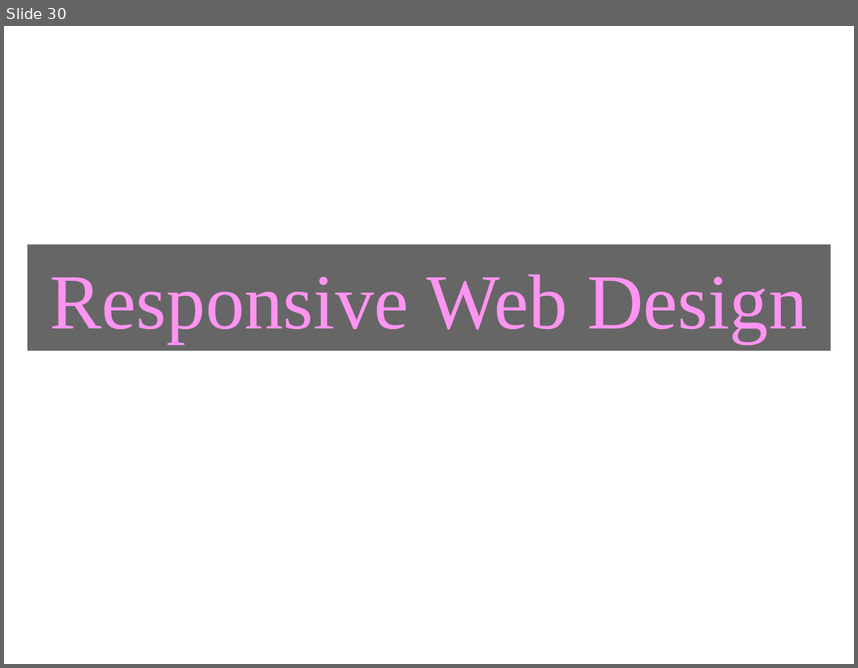
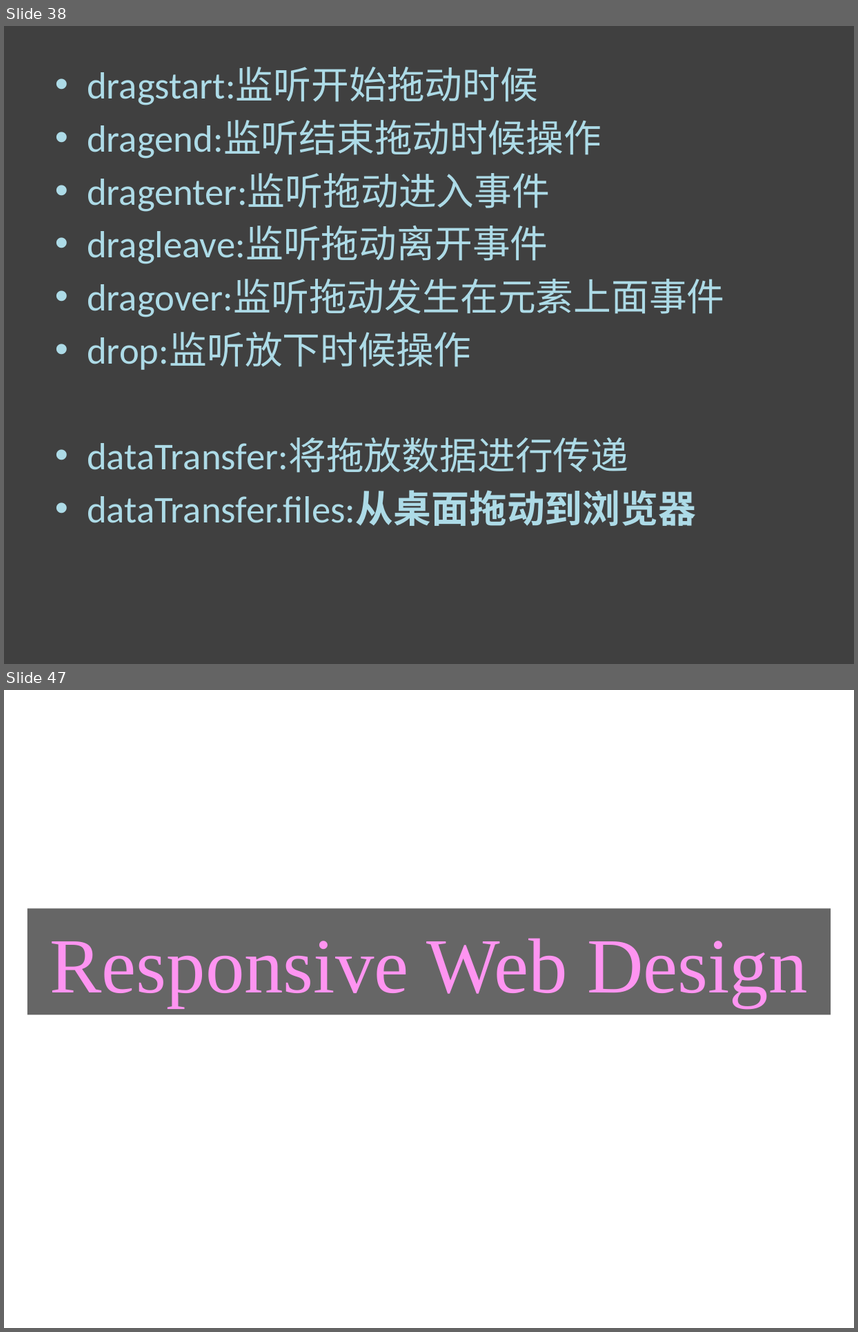
Before and after one commit to simplemx/playground, a slide deck: ppt/frontend.pptx. Shown one above the other, each under a label of ours: slide 30 before the commit, slides 38 and 47 after it; the slides between them are not shown. The pictures are 858x668 and 858x1332 pixels, drawn with LibreOffice and Linux fonts; fonts in the diff are those of the drawing; background and template pictures are left out. Boxes give left, top, right and bottom in pixels: in the first picture for what was removed or moved away, otherwise in the second. Text is boxed around its words. In the diff, an @@ line names an element or a change of style, - is before the commit and + after.

```diff
--- a/ppt/frontend.pptx
+++ b/ppt/frontend.pptx
@@ slide 38 added at (x1=4, y1=26, x2=854, y2=664), background #404040 @@
@@ text added at (x1=87, y1=67, x2=725, y2=526), 32 pt, text #ADDBE7 @@
+• dragstart:监听开始拖动时候
+• dragend:监听结束拖动时候操作
+• dragenter:监听拖动进入事件
+• dragleave:监听拖动离开事件
+• dragover:监听拖动发生在元素上面事件
+• drop:监听放下时候操作
+• dataTransfer:将拖放数据进行传递
+• dataTransfer.files:从桌面拖动到浏览器
@@ what was slide 30 is now slide 47 @@
```
Also in this commit, not shown: 13 slides changed, 48 other slides added, 2 slides removed.
